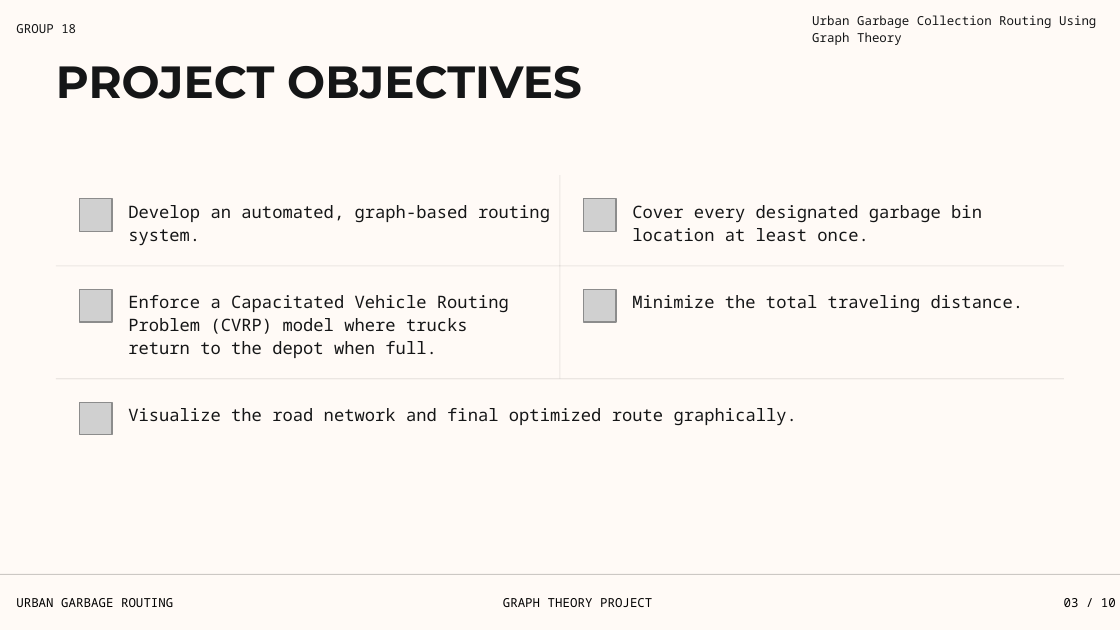
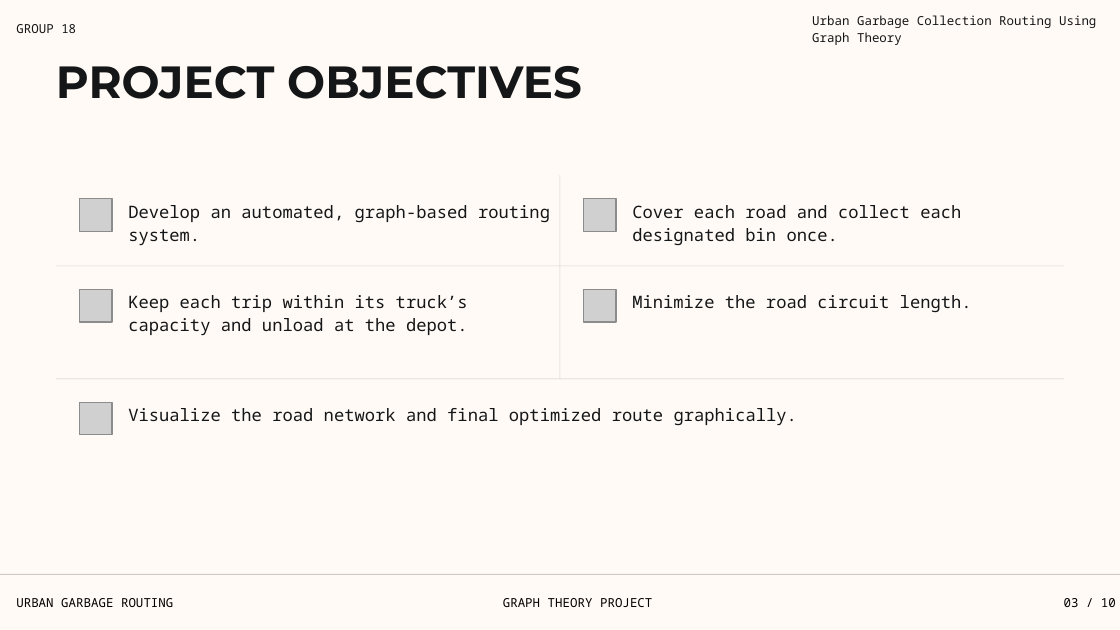
Before and after one commit to kapilupadh/Urban_Garbage_Collection_Routing, a slide deck: slide 3 of Data/Urban Garbage Collection GT.pptx. Drawn at 1120x630 pixels with LibreOffice and Linux fonts; fonts in the diff are those of the drawing; grey boxes stand for pictures; background and template pictures are left out. Boxes give left, top, right and bottom in pixels: in the first picture for what was removed or moved away, otherwise in the second. Text is boxed around its words. In the diff, an @@ line names an element or a change of style, - is before the commit and + after.

Commit message:
Implemented Chinese Postman routing and update dashboard

```diff
--- a/Data/Urban Garbage Collection GT.pptx
+++ b/Data/Urban Garbage Collection GT.pptx
@@ text at (632, 205, 961, 245): text changed @@
-Cover every designated garbage bin location at least once.
+Cover each road and collect each designated bin once.
@@ text at (128, 295, 468, 336): text changed @@
-Enforce a Capacitated Vehicle Routing Problem (CVRP) model where trucks return to the depot when full.
+Keep each trip within its truck’s capacity and unload at the depot.
@@ text at (632, 295, 972, 313): text changed @@
-Minimize the total traveling distance.
+Minimize the road circuit length.
```
Also in this commit, not shown: 9 other slides changed, 28 other files.
